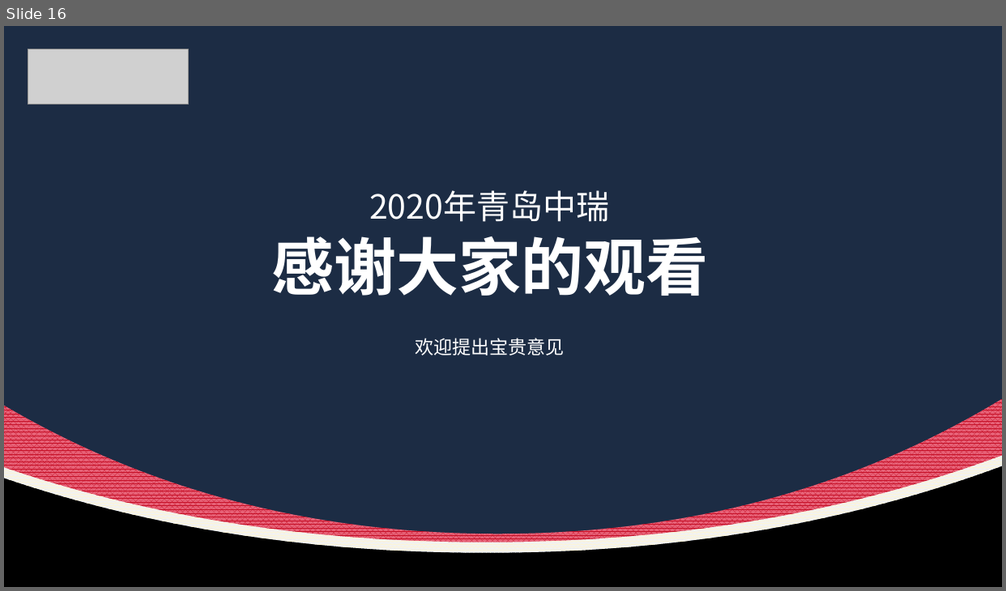
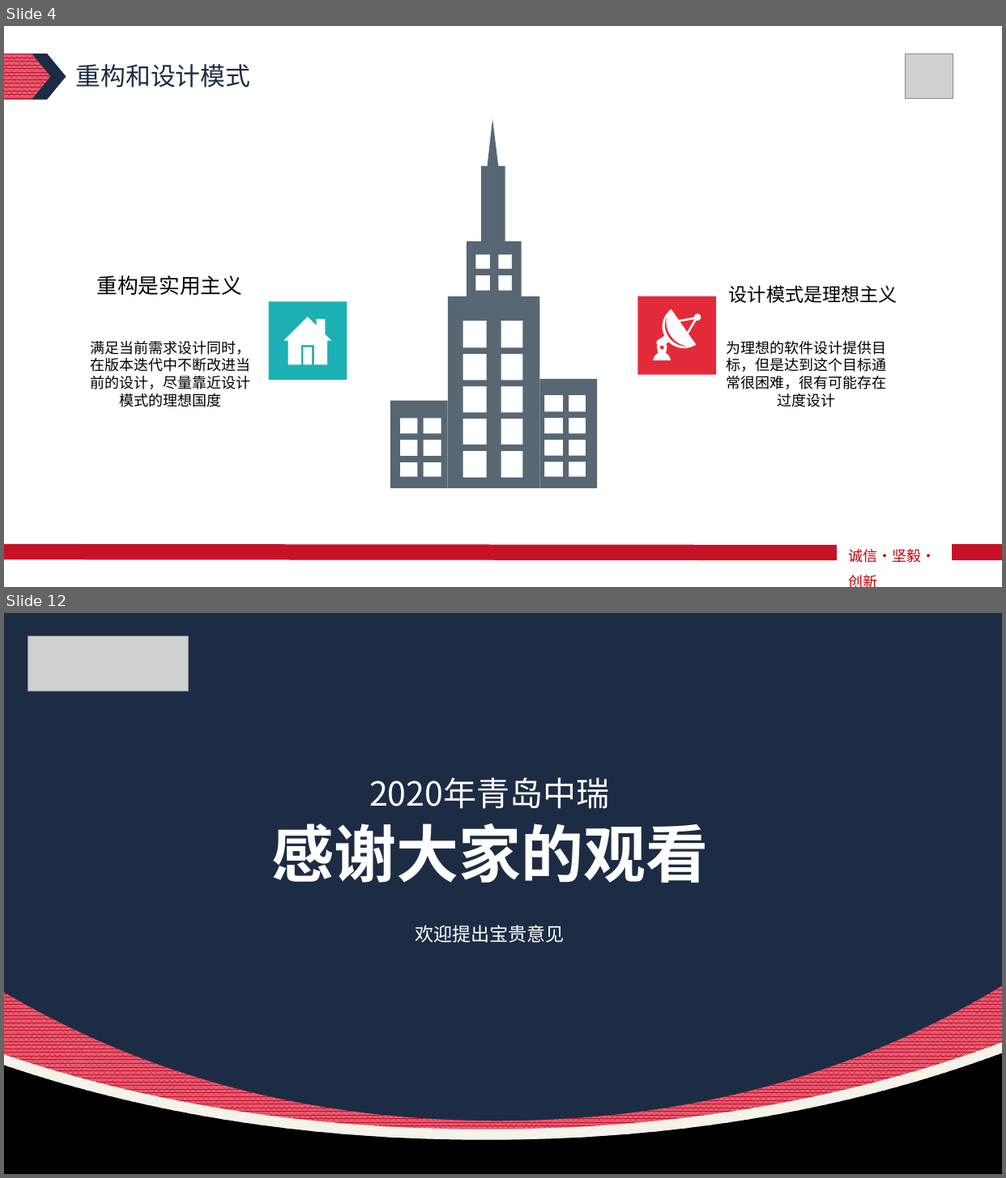
Before and after one commit to Algebrafly/algebra_demo, a slide deck: demo-api/src/main/resources/设计模式原则知识分享.pptx. Shown one above the other, each under a label of ours: slide 16 before the commit, slides 4 and 12 after it; the slides between them are not shown. The pictures are 1006x591 and 1006x1178 pixels, drawn with LibreOffice and Linux fonts; fonts in the diff are those of the drawing; grey boxes stand for pictures. Boxes give left, top, right and bottom in pixels: in the first picture for what was removed or moved away, otherwise in the second. Text is boxed around its words. In the diff, an @@ line names an element or a change of style, - is before the commit and + after.

```diff
--- a/demo-api/src/main/resources/设计模式原则知识分享.pptx
+++ b/demo-api/src/main/resources/设计模式原则知识分享.pptx
@@ slide 4 added at (4,26,1002,587), background #FFFFFF; not listed: 2 template elements that a slide beside it also shows @@
@@ freeform shape added at (4,54,66,100), fill #1C2C44 @@
@@ freeform shape added at (4,54,51,99), fill pattern #C61027 on #E76278 @@
@@ text added at (76,64,251,88), 24 pt, text #1C2C44 @@
+重构和设计模式
@@ picture added at (906,54,953,100) @@
@@ freeform shape added at (488,119,499,166), fill #576773 @@
@@ rectangle added at (481,166,505,241), fill #576773 @@
@@ freeform shape added at (467,241,522,297), fill #576773 @@
@@ text added at (96,275,242,295), 20 pt, text #000000 @@
+重构是实用主义
@@ text added at (729,285,897,303), 18 pt, text #000000 @@
+设计模式是理想主义
@@ rectangle added at (268,301,347,380), fill #1DB0B4 @@
@@ freeform shape added at (448,297,540,489), fill #576773 @@
@@ rectangle added at (638,297,717,376), fill #E22A38 @@
@@ freeform shape added at (653,310,701,361), fill #FFFFFF @@
@@ text added at (90,341,250,408), 14 pt, text #000000 @@
+满足当前需求设计同时，在版本迭代中不断改进当前的设计，尽量靠近设计模式的理想国度
@@ freeform shape added at (284,318,332,365), fill #FFFFFF @@
@@ text added at (727,341,887,408), 14 pt, text #000000 @@
+为理想的软件设计提供目标，但是达到这个目标通常很困难，很有可能存在过度设计
@@ freeform shape added at (540,379,598,489), fill #576773 @@
@@ freeform shape added at (390,401,448,489), fill #576773 @@
@@ line added from (837, 553) to (4, 552), #C61127 15 pt @@
@@ text added at (849,549,936,563), 14 pt, text #C00000 @@
+诚信·坚毅·创新
@@ line added from (1002, 552) to (953, 552), #C61127 15 pt @@
@@ what was slide 16 is now slide 12 @@
```
Also in this commit, not shown: 2 slides changed, 8 other slides added, 13 slides removed, 1 other file.
